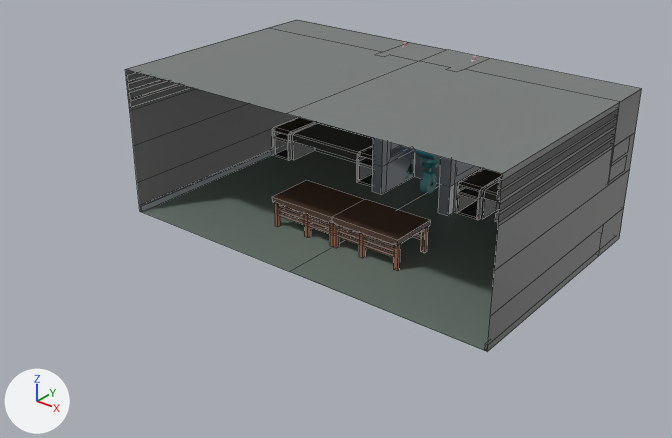
The Blender file blender/levells/workshop.blend: old version first, new version second.
Both versions are drawn from a camera (50 mm lens) standing at (22.6, -33.4, 18.8) and looking at (0.5, -5.7, 1.6). Lighting does not change. The marker at lower left points along +X, +Y and +Z. Mesh edges are drawn as thin lines on the coarser meshes.
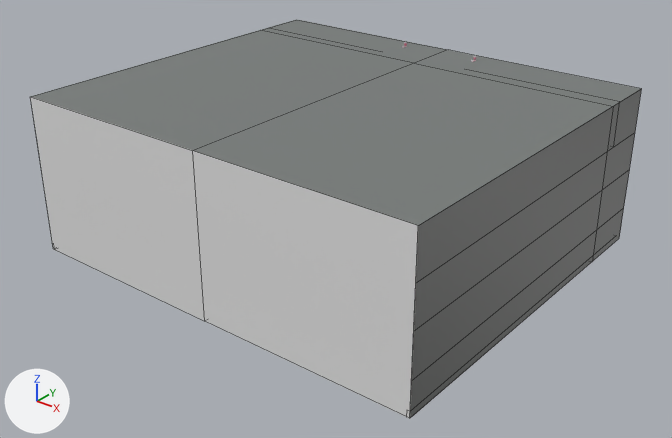
Pixel boxes (x1, y1, x2, y2) of what changed, in the pictures (672 x 438 px):
'Plane', reshaped (18% wider, 20% taller): before (126, 19, 641, 352); after (31, 19, 641, 418)
part 1 of me_plane, deleted: before (126, 72, 619, 271)
part 2 of me_plane, cut back: before (126, 28, 633, 352); after (31, 28, 633, 418)

Edits to the bpy script that builds the scene:
```text
Add mat_collider:
    mat_collider = principled_material('collider')
    mat_collider.base_color = (0.8, 0.8, 0.8)  # white #e7e7e7
Change me_plane:
    used by ob_plane; location = (0.0, 0.0, 0.0)
    remove me_plane.from_pydata(...)  # 531 vertices, 388 faces; spans x 0.0..9.37, y -8.19..3.27, z 0.0..6.91
    add me_plane.from_pydata(...)  # 37 vertices, 11 faces; spans x 0.0..9.37, y -13.06..3.27, z 0.0..6.91
    me_plane part 1: 20 loose pieces with 422 vertices, spanning x 0.0..9.37, y -8.19..3.27, z 0.0..6.64, are deleted
    me_plane part 2
    91 vertices are removed from x 0.0..9.37, y -8.19..3.27, z 0.0..6.91
    64 faces are deleted
    1 vertex moves within x 1.64, y 3.27, z 0.0
    11 vertices are added at x 0.0..9.37, y -13.06..0.46, z 0.0..6.91
    8 new vertices lie (0.0, -16.33, 0.0) away from vertices in x 0.0..9.37, y 3.27, z 0.0..6.91
    8 new faces join them, mat_gnuchanos (picture img_color_atlas_png_001)
    2 new faces join them, mat_collider (white #e7e7e7)
    add me_plane.materials.append(mat_collider)  # white #e7e7e7
Add me_plane_002:
    me_plane_002.from_pydata(...)  # 402 vertices, 318 faces; spans x 0.0..9.4, y -13.1..3.3, z 0.0..6.9
    me_plane_002.polygons.foreach_set('use_smooth', [True] * 318)
    me_plane_002.materials.append(mat_gnuchanos)  # picture img_color_atlas_png_001
Add ob_plane_002:
    ob_plane_002 = bpy.data.objects.new('Plane.002', me_plane_002)
    ob_plane_002.location = (0.0, 0.0, 0.0)
    _m = ob_plane_002.modifiers.new('Mirror', 'MIRROR')
    _m.use_clip = True
```
